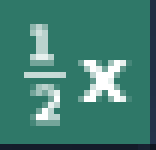
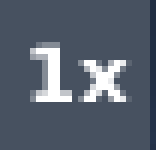
Revision of a layered 156 × 150 image; what changed, layer by layer:
showed "load#2" over bbox(30, 42, 132, 102)
hid "scratch copy" over bbox(24, 24, 132, 126)
showed "disabled", painted on it over bbox(0, 0, 156, 150)
hid "selected", painted on it over bbox(0, 0, 156, 150)
hid "active", painted on it over bbox(0, 0, 156, 150)
